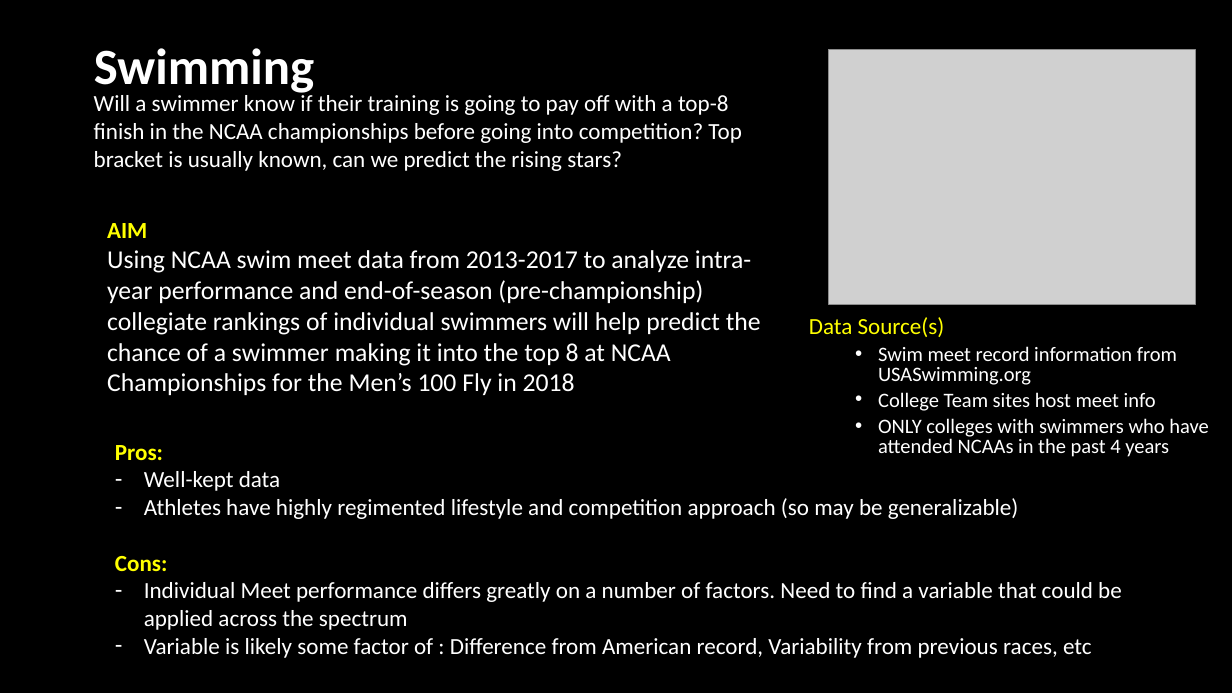
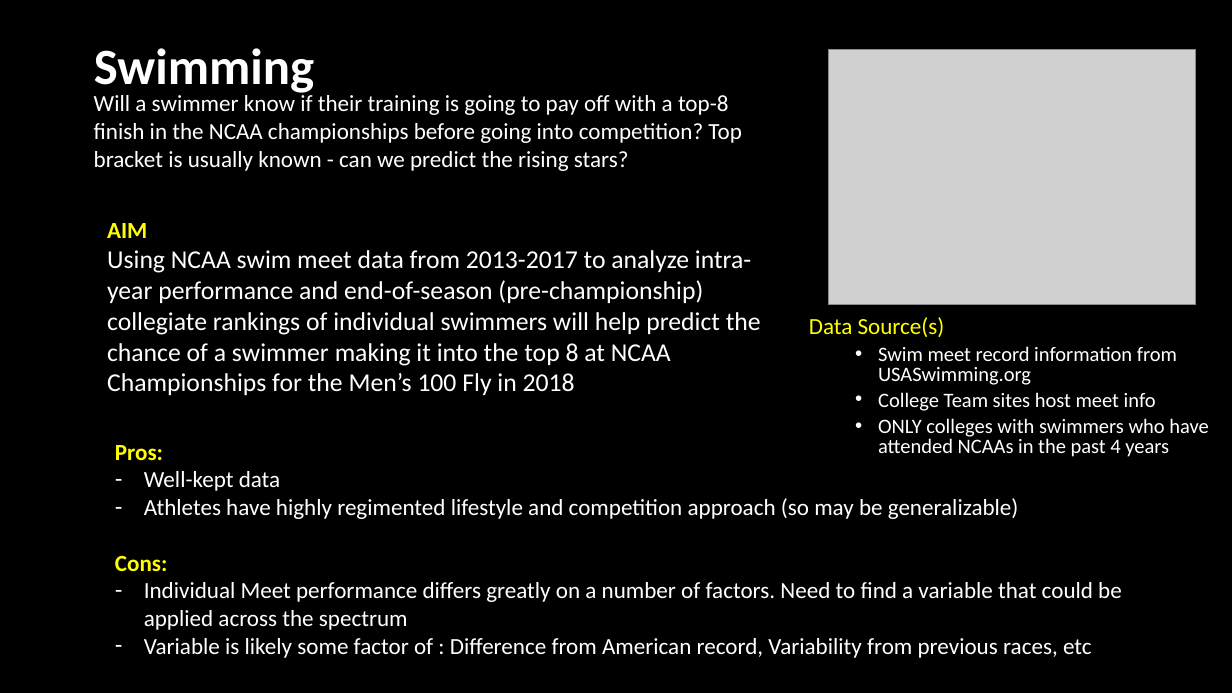
Before and after one commit to jjslowikowski/my-hw-repo, a slide deck: slide 2 of Lightning Presentation.pptx. Drawn at 1232x693 pixels with LibreOffice and Linux fonts; fonts in the diff are those of the drawing; grey boxes stand for pictures. Boxes give left, top, right and bottom in pixels: in the first picture for what was removed or moved away, otherwise in the second. Text is boxed around its words. In the diff, an @@ line names an element or a change of style, - is before the commit and + after.

```diff
--- a/Lightning Presentation.pptx
+++ b/Lightning Presentation.pptx
@@ text at box(94, 92, 741, 171): text changed @@
-Will a swimmer know if their training is going to pay off with a top-8 finish in the NCAA championships before going into competition? Top bracket is usually known, can we predict the rising stars?
+Will a swimmer know if their training is going to pay off with a top-8 finish in the NCAA championships before going into competition? Top bracket is usually known - can we predict the rising stars?
```
Also in this commit, not shown: 1 other slide changed.
